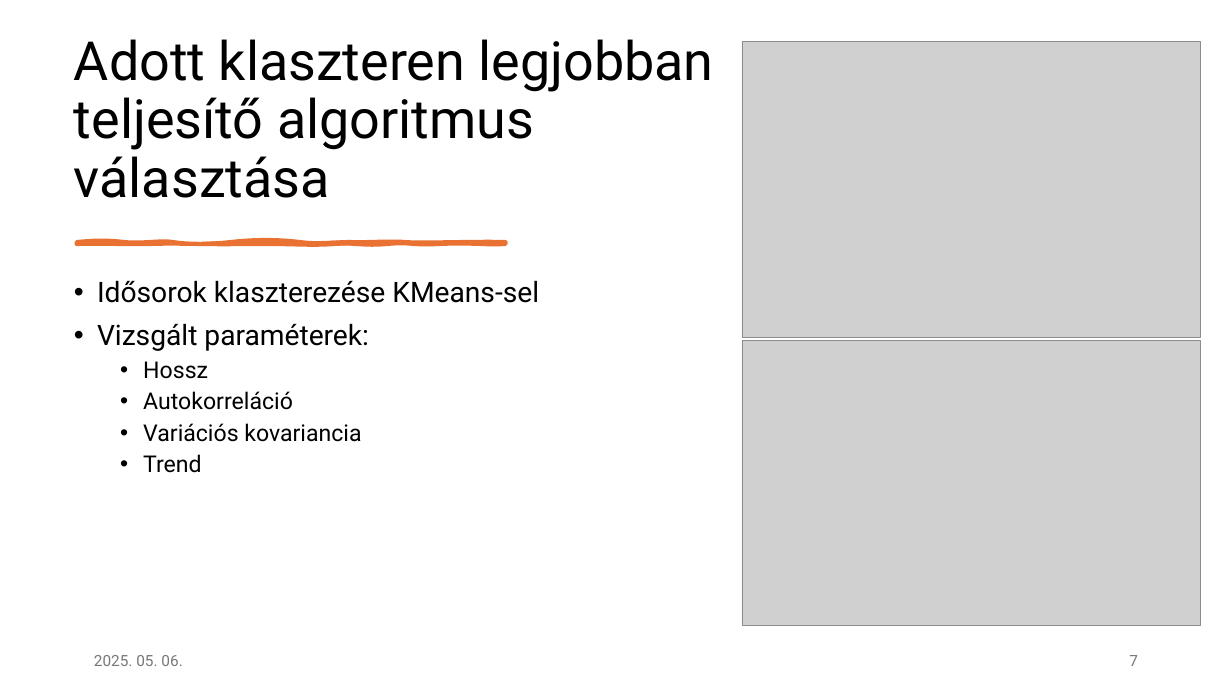
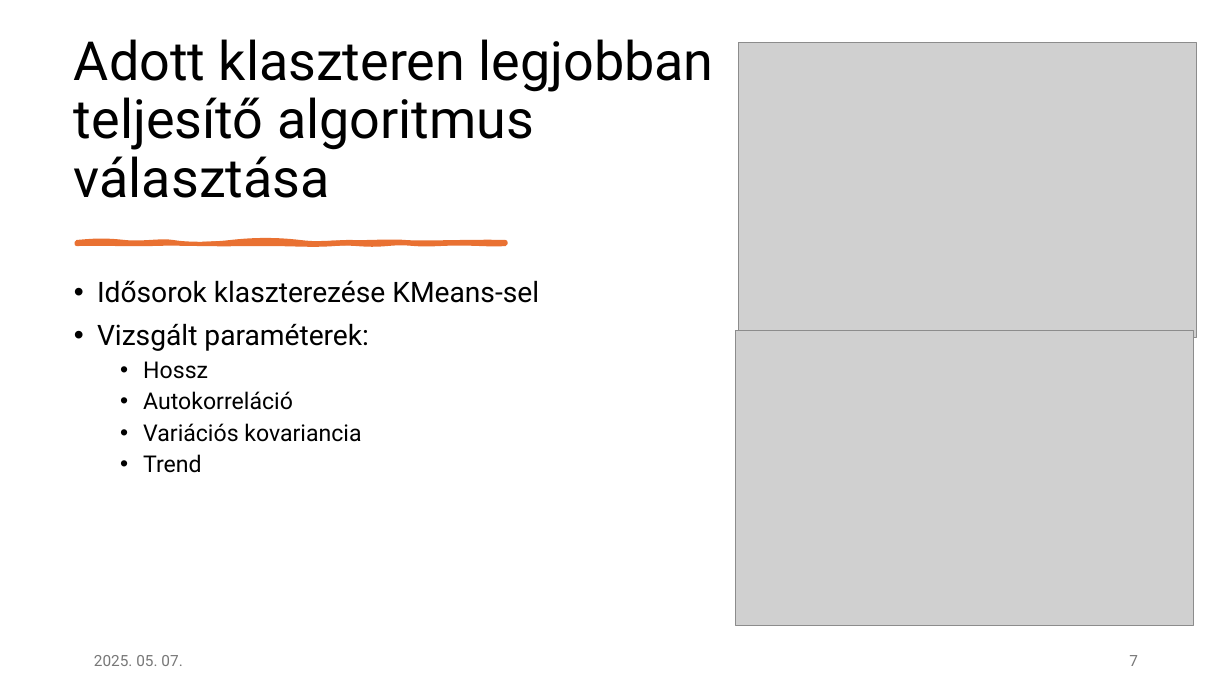
Before and after one commit to czotterbenedek/time-series-ensemble-segmentation, a slide deck: slide 7 of bemutato.pptx. Drawn at 1232x693 pixels with LibreOffice and Linux fonts; fonts in the diff are those of the drawing; grey boxes stand for pictures. Boxes give left, top, right and bottom in pixels: in the first picture for what was removed or moved away, otherwise in the second. Text is boxed around its words. In the diff, an @@ line names an element or a change of style, - is before the commit and + after.

```diff
--- a/bemutato.pptx
+++ b/bemutato.pptx
@@ picture: place and size @@
-picture at bbox=[742, 42, 1201, 337]
+picture at bbox=[738, 43, 1197, 337]
@@ picture: place and size @@
-picture at bbox=[742, 341, 1201, 627]
+picture at bbox=[736, 331, 1194, 626]
@@ text at bbox=[94, 655, 182, 666]: text changed @@
-2025. 05. 06.
+2025. 05. 07.
```
Also in this commit, not shown: 8 other slides changed, 1 other file.
